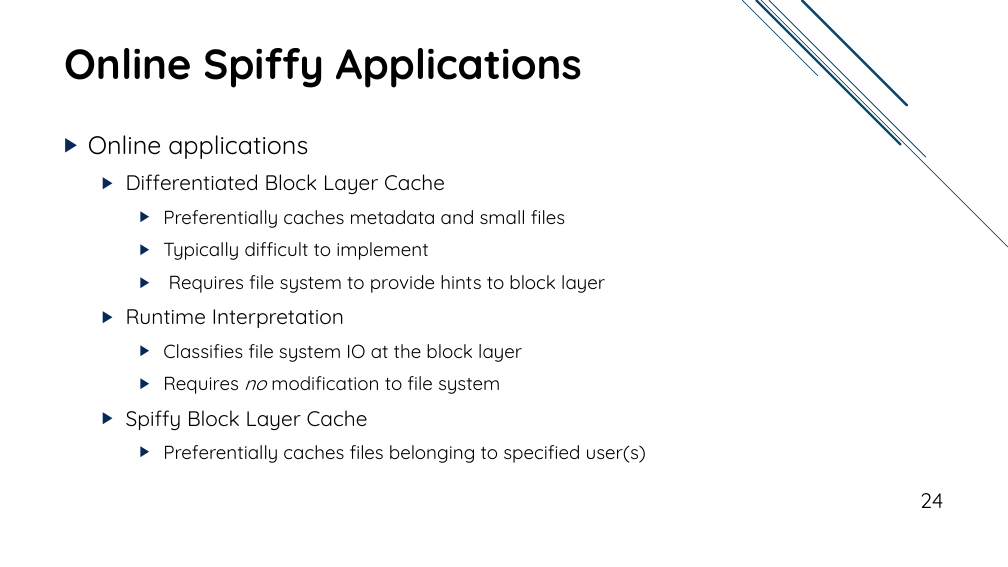
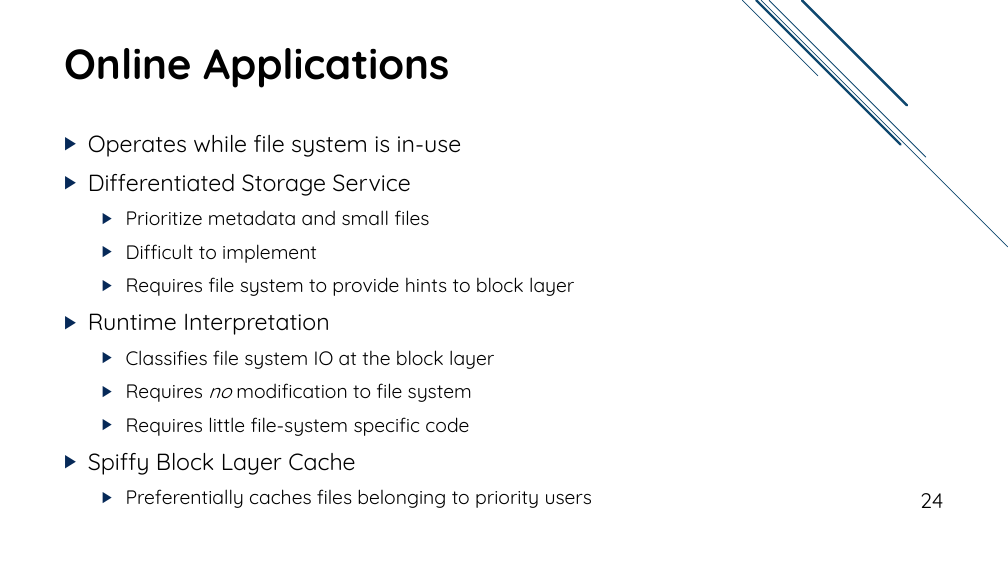
Before and after one commit to jacksun007/spiffy-paper, a slide deck: slide 24 of talk/spiffy_talk.pptx. Drawn at 1008x567 pixels with LibreOffice and Linux fonts; fonts in the diff are those of the drawing. Boxes give left, top, right and bottom in pixels: in the first picture for what was removed or moved away, otherwise in the second. Text is boxed around its words. In the diff, an @@ line names an element or a change of style, - is before the commit and + after.

```diff
--- a/talk/spiffy_talk.pptx
+++ b/talk/spiffy_talk.pptx
@@ title at (64,48,449,88): text changed @@
-Online Spiffy Applications
+Online Applications
@@ text at (88,135,462,263): text changed; size 18 to 22.2 pt @@
-▶ Online applications
-  ▶ Differentiated Block Layer Cache
-    ▶ Preferentially caches metadata and small files
-    ▶ Typically difficult to implement
+▶ Operates while file system is in-use
+▶ Differentiated Storage Service
+  ▶ Prioritize metadata and small files
+  ▶ Difficult to implement
@@ text at (88,277,574,475): size 18 to 18.5 pt in "Requires file system to provide hints to ...", "Classifies file system IO at the block ...", "Requires no modification to file system"; size 20 to 22.2 pt in "Runtime Interpretation", "Spiffy Block Layer Cache"; list level 3 to 2 in "Requires file system to provide ..."; list level 2 to 1 in "Runtime Interpretation"; list level 3 to 2 in "Classifies file system IO at ..."; list level 3 to 2 in "Requires no modification to file ..."; list level 2 to 1 in "Spiffy Block Layer Cache" @@
@@ text at (126,417,469,436): paragraph added @@
+  ▶ Requires little file-system specific code
@@ text at (126,489,593,508): text changed; size 18 to 18.5 pt @@
-    ▶ Preferentially caches files belonging to specified user(s)
+  ▶ Preferentially caches files belonging to priority users
```
Also in this commit, not shown: 12 other slides changed.
